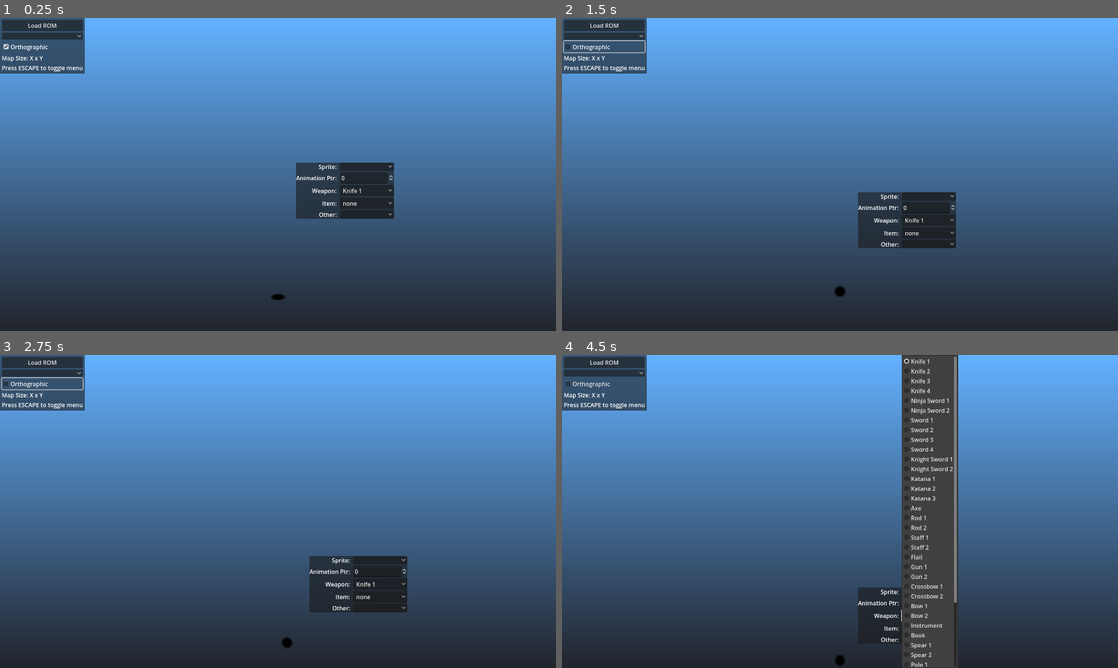
Above: before the commit, frames 1-4 (two rows, left to right).
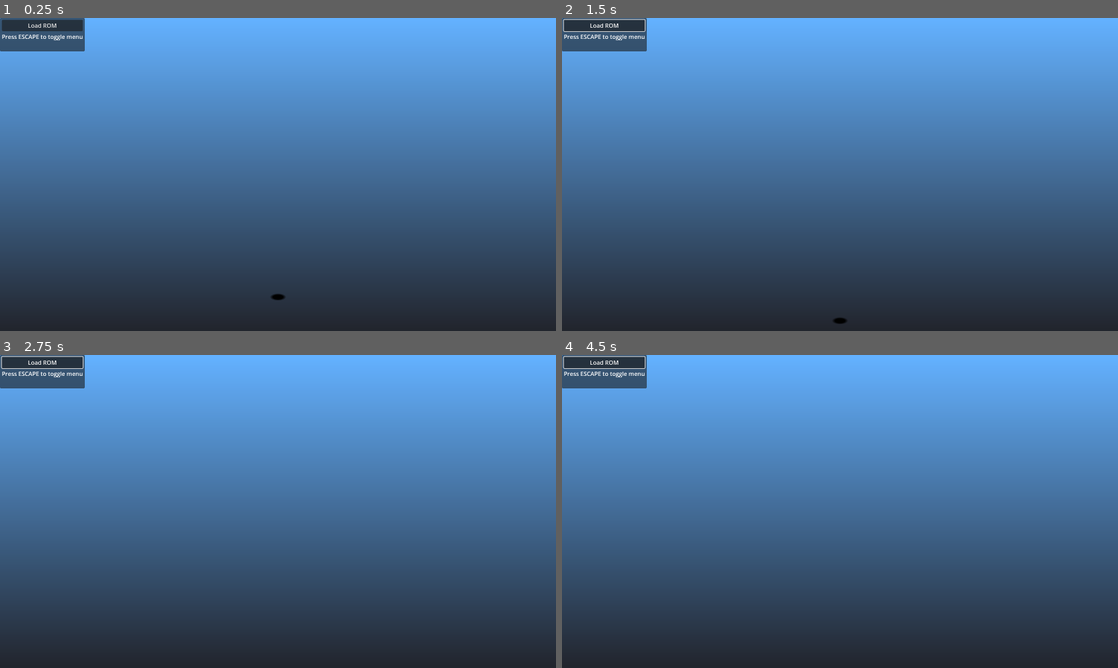
Above: after the commit, the same moments.

Repository: mrgudenheim/TacticsEngineG
Game: Godot game, scene res://src/Map/map_viewer.tscn
Same seed, same stepped clock (60 frames per second), same inputs: the game is played once before the commit and once after it.
Inputs (mouse positions are in pixels of both pictures, inside the frame that each line leads up to):
- Up to frame 1 (0.25 s): no input
- Up to frame 2 (1.5 s): click "Load ROM" at 0.5 s; click (606, 46) at 1.25 s, where only the run before the commit has a clickable "Orthographic"
- Up to frame 3 (2.75 s): move the mouse to (400, 495) at 2.02 s; hold D from 2.03 s (still down); tap Down (camera_down) at 2.1 s; click (400, 495) at 2.17 s
- Up to frame 4 (4.5 s): release D at 2.75 s; click (606, 373) at 2.77 s; drag from (728, 527) to (812, 574) at 3.52 s; click (928, 611) at 4.25 s, where only the run before the commit has a clickable "Knife 1"

The runs differ from the first frame. In frame 1, 4.7% of the frame differs, in the area x 0-71%, y 4-65%; in frame 2, 4.9%; in frame 3, 4.9%; in frame 4, 12%, in the area x 0-72%, y 0-100%.
Error in both runs: Invalid access to property or key 'sequences' on a base object of type 'Nil'. (res://src/Unit/unit_animation_manager.gd:478)

Commit message:
updated ui controls

Diff:
--- a/src/Map/map_viewer.gd
+++ b/src/Map/map_viewer.gd
@@ -45,8 +45,14 @@
 	get_tree().call_group("Units", "toggle_debug_menu")
 
 
+func hide_debug_ui() -> void:
+	menu_list.visible = false
+	get_tree().call_group("Units", "hide_debug_menu")
+
+
 func on_rom_loaded() -> void:
 	push_warning("on rom loaded")
+	load_rom_button.visible = false
 
 	for file_name in RomReader.file_records.keys():
 		if file_name.contains(".GNS"):
@@ -106,7 +112,7 @@
 	unit.global_position = middle_position + Vector3(-0.5, 0, 0)
 	unit.global_position = Vector3(5.5, 15, -5.5)
 
-	toggle_debug_ui()
+	hide_debug_ui()
 
 
 func instantiate_map(new_map_data: MapData, position: Vector3, scale: Vector3) -> void:
@@ -144,4 +150,4 @@
 	else:
 		main_camera.projection = Camera3D.PROJECTION_PERSPECTIVE
 		phantom_camera.set_spring_length(7)
-		phantom_camera.set_collision_mask(1)
+		#phantom_camera.set_collision_mask(1)
--- a/src/Map/map_viewer.tscn
+++ b/src/Map/map_viewer.tscn
@@ -67,7 +67,7 @@
 [node name="MapViewer" type="Node3D" node_paths=PackedStringArray("phantom_camera", "load_rom_button", "texture_viewer", "camera_controller", "background_gradient", "menu_list", "map_dropdown", "orthographic_check", "menu_reminder", "map_size_label", "maps", "unit")]
 script = ExtResource("1_ojbyw")
 phantom_camera = NodePath("PhantomCamera3D")
-load_rom_button = NodePath("PanelContainer/MarginContainer/VBoxContainer2/VBoxContainer/LoadRom")
+load_rom_button = NodePath("PanelContainer/MarginContainer/VBoxContainer2/LoadRom")
 texture_viewer = NodePath("MapTexture")
 camera_controller = NodePath("CameraController")
 background_gradient = NodePath("BackgroundCanvasLayer/TextureRect")
@@ -137,10 +137,11 @@
 [node name="VBoxContainer2" type="VBoxContainer" parent="PanelContainer/MarginContainer"]
 layout_mode = 2
 
+[node name="LoadRom" parent="PanelContainer/MarginContainer/VBoxContainer2" instance=ExtResource("2_4wnqg")]
+layout_mode = 2
+
 [node name="VBoxContainer" type="VBoxContainer" parent="PanelContainer/MarginContainer/VBoxContainer2"]
-layout_mode = 2
-
-[node name="LoadRom" parent="PanelContainer/MarginContainer/VBoxContainer2/VBoxContainer" instance=ExtResource("2_4wnqg")]
+visible = false
 layout_mode = 2
 
 [node name="MapDropdown" type="OptionButton" parent="PanelContainer/MarginContainer/VBoxContainer2/VBoxContainer"]
@@ -210,6 +211,7 @@
 [node name="UnitSpritesManager" parent="Unit/CharacterBody3D/UnitAnimationManager" instance=ExtResource("9_81hnw")]
 
 [node name="UnitDebugMenu" type="Control" parent="Unit/CharacterBody3D" node_paths=PackedStringArray("animation_manager", "sprite_options", "anim_id_spin", "weapon_options", "item_options", "other_type_options")]
+visible = false
 layout_mode = 3
 anchors_preset = 0
 offset_right = 40.0
--- a/src/Map/unit.gd
+++ b/src/Map/unit.gd
@@ -116,3 +116,7 @@
 
 func toggle_debug_menu() -> void:
 	animation_manager.unit_debug_menu.visible = not animation_manager.unit_debug_menu.visible
+
+
+func hide_debug_menu() -> void:
+	animation_manager.unit_debug_menu.visible = false
